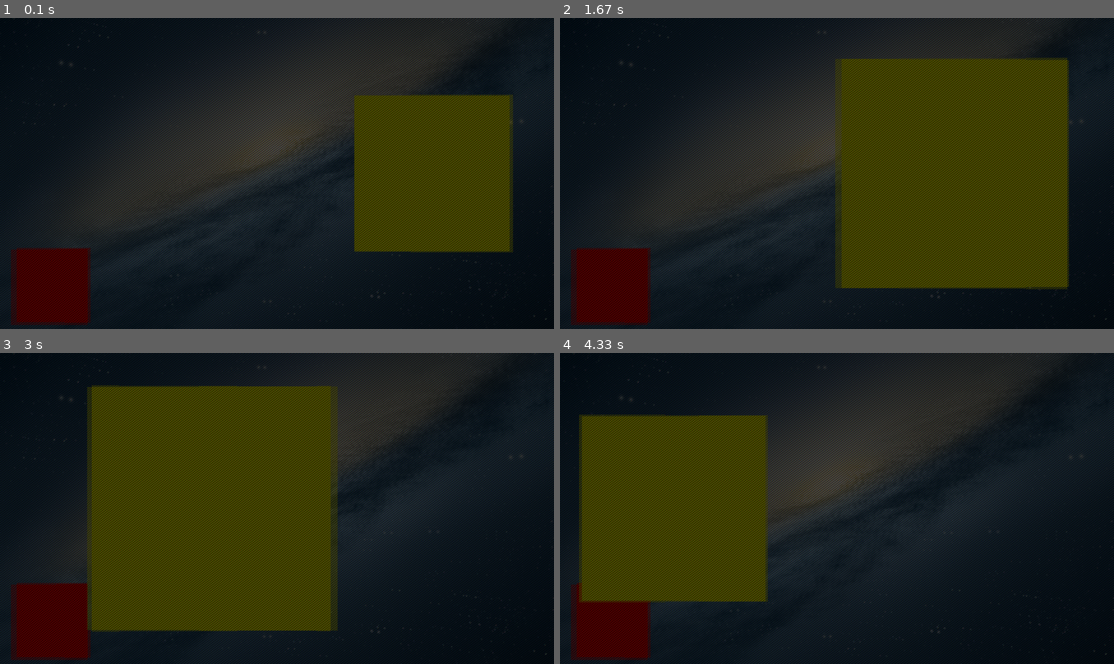
Above: before the commit, frames 1-4 (two rows, left to right).
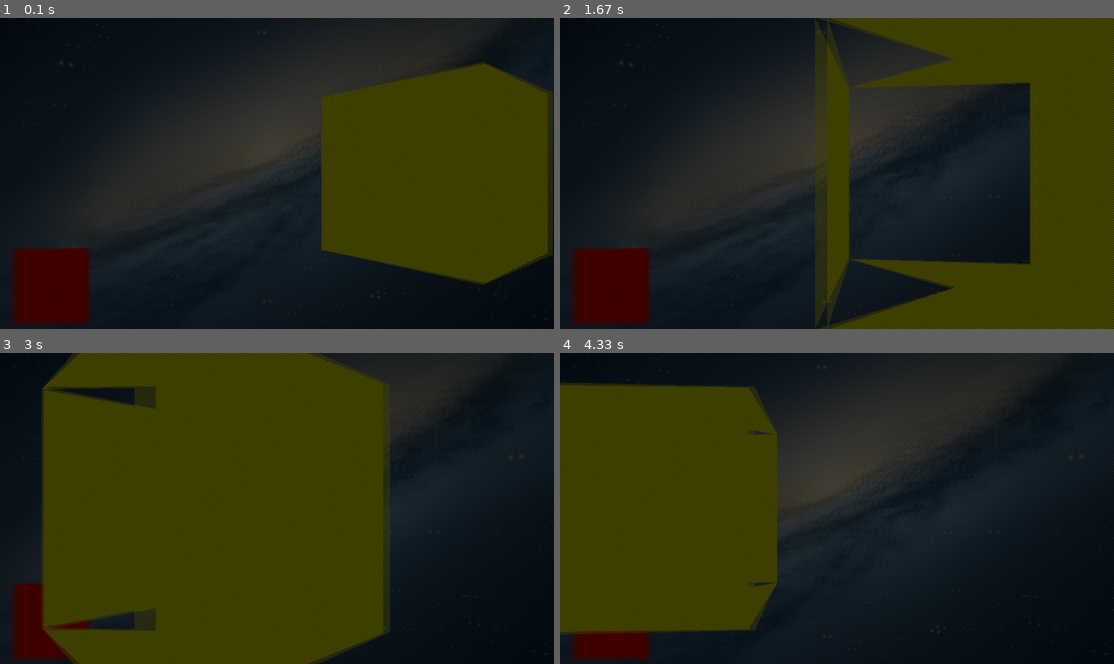
Above: after the commit, the same moments.

Repository: BarthPaleologue/Stereogame
Game: pygame game, started from tests/test_fbo.py
Same seed, same stepped clock (60 frames per second), same inputs: the game is played once before the commit and once after it.
Inputs:
- Up to frame 1 (0.1 s): no input
- Up to frame 2 (1.67 s): no input
- Up to frame 3 (3 s): no input
- Up to frame 4 (4.33 s): no input

The runs differ from the first frame. In frame 1, 11% of the frame differs, in the area x 58-100%, y 14-86%; in frame 2, 40%, in the area x 46-100%, y 0-100%; in frame 3, 26%; in frame 4, 10%.

Commit message:
added rotating cube

Diff:
--- a/tests/geometry.py
+++ b/tests/geometry.py
@@ -170,6 +170,7 @@
         self.np_texcoord = None
         self.position = np.array([0.0, 0.0, 0.0])
         self.scaling = np.array([1.0, 1.0, 1.0])
+        self.rotation = np.array([0.0, 0.0, 0.0])
 
     def setPosition(self, x, y, z):
         self.position[0] = x
@@ -193,8 +194,23 @@
     def getScalingMatrix(self):
         return scale(self.scaling[0], self.scaling[1], self.scaling[2])
 
+    def setRotationX(self, angle):
+        self.rotation[0] = angle
+
+    def setRotationY(self, angle):
+        self.rotation[1] = angle
+
+    def setRotationZ(self, angle):
+        self.rotation[2] = angle
+
+    def getRotationMatrix(self):
+        #TODO: use a cache system to reduce computations
+        return rotate(self.rotation[0], 1.0, 0.0, 0.0).dot(
+                rotate(self.rotation[1], 0.0, 1.0, 0.0)).dot(
+                rotate(self.rotation[2], 0.0, 0.0, 1.0))
+
     def getMatrix(self):
-        return self.getPositionMatrix().dot(self.getScalingMatrix())
+        return self.getRotationMatrix().dot(self.getPositionMatrix()).dot(self.getScalingMatrix())
 
     def build_buffers(self, vertices, normals, tex_coords, lines=False):
         for val in vertices:
@@ -423,6 +439,85 @@
             (0.0, ty_max)]
         )
 
+class Cube(Shape):
+    def __init__(self, name, flip = False):
+        Shape.__init__(self, name)
+        ty_min = 0.0
+        ty_max = 1.0
+        if flip == True:
+            ty_min = 1.0
+            ty_max = 0.0
+
+        self.build_buffers(
+            [
+            ### back face
+            ( -1.000000, -1.000000, -1.000000),
+            ( 1.000000, -1.000000, -1.000000),
+            ( 1.000000, 1.000000, -1.000000),
+            ( -1.000000, -1.000000, -1.000000),
+            ( 1.000000, 1.000000, -1.000000),
+            ( -1.000000, 1.000000, -1.000000),
+
+            ### front face
+            ( -1.000000, -1.000000, 1.000000),
+            ( 1.000000, -1.000000, 1.000000),
+            ( 1.000000, 1.000000, 1.000000),
+            ( -1.000000, -1.000000, 1.000000),
+            ( 1.000000, 1.000000, 1.000000),
+            ( -1.000000, 1.000000, 1.000000),
+
+            ### top face
+            (-1.0, 1.0, -1.0),
+            (1.0, 1.0, -1.0),
+            (-1.0, 1.0, 1.0),
+            (1.0, 1.0, 1.0),
+            (1.0, 1.0, -1.0),
+            (-1.0, 1.0, -1.0),
+
+            ### bottom face
+            (-1.0, -1.0, -1.0),
+            (1.0, -1.0, -1.0),
+            (-1.0, -1.0, 1.0),
+            (1.0, -1.0, 1.0),
+            (1.0, -1.0, -1.0),
+            (-1.0, -1.0, -1.0),
+            ],
+            None,
+            [
+            ### back face
+            (0.0, ty_min),
+            (1.0, ty_min),
+            (1.0, ty_max),
+            (0.0, ty_min),
+            (1.0, ty_max),
+            (0.0, ty_max),
+
+            ### front face
+            (0.0, ty_min),
+            (1.0, ty_min),
+            (1.0, ty_max),
+            (0.0, ty_min),
+            (1.0, ty_max),
+            (0.0, ty_max),
+
+            ### top face
+            (0.0, ty_min),
+            (1.0, ty_min),
+            (1.0, ty_max),
+            (0.0, ty_min),
+            (1.0, ty_max),
+            (0.0, ty_max),
+
+            ### bottom face
+            (0.0, ty_min),
+            (1.0, ty_min),
+            (1.0, ty_max),
+            (0.0, ty_min),
+            (1.0, ty_max),
+            (0.0, ty_max),
+            ]
+        )
+
 
 
 #creates a rotation matrix of angle (in degrees) around axis vec3(x,y,z)
--- a/tests/test_fbo.py
+++ b/tests/test_fbo.py
@@ -29,8 +29,9 @@
 	rect.setPosition(-6, -3, 0)
 	rect.setScaling(0.5, 0.5, 1)
 
-	yellow_rect = Rectangle('yellow_rect')
+	yellow_rect = Cube('yellow_rect')
 	yellow_rect.setPosition(1, 1, -3)
+	yellow_rect.setRotationY(45)
 
 	galaxy_rect = Rectangle('galaxy_rect', True)
 	galaxy_rect.setPosition(0, 0, -6)
@@ -119,6 +120,8 @@
 	while running:
 		time += 0.01
 
+		yellow_rect.setRotationY(45.0 + time * 50.0)
+
 		rotationSpeed = 1
 		x = math.cos(time * rotationSpeed) * circleRadius
 		z = math.sin(time * rotationSpeed) * circleRadius
